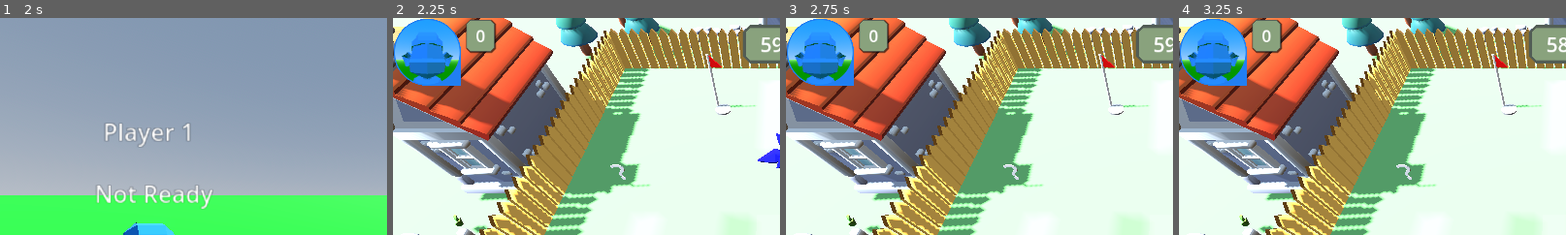
Above: before the commit, frames 1-4 (left to right).
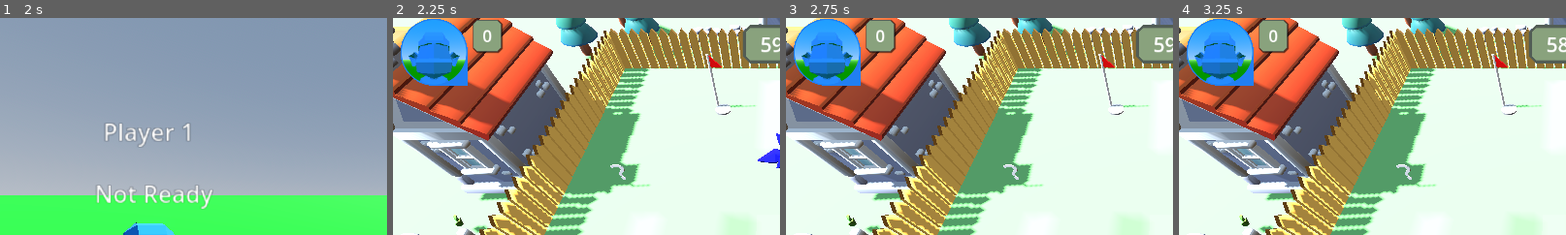
Above: after the commit, the same moments.

Repository: ronincampbell/GDS2Project
Game: Godot game, scene res://maps/lobby.tscn
Two runs of this game, one before a commit and one after it. Both use one fixed random seed, a clock stepped at 60 frames per second and the inputs below. The engine's default icon, where the game draws it, is replaced by a stand-in: a white triangle on a blue panel in a dark square.
Inputs (mouse positions are % of the whole screen's width and height, from its top left):
- Up to frame 1 (2 s): tap Enter (KeyboardJoin) at 0.5, 1.35 s; move the mouse to (72, 45) at 0.52 s; hold D (PlayerRight) 0.53-1.28 s; tap F (CastSpell) at 0.6 s; click (72, 45) at 0.67 s; move the mouse to (30, 55) at 1.27 s; hold S (PlayerDown) from 1.28 s (still down)
- Up to frame 2 (2.25 s): tap Space at 2 s; move the mouse to (60, 28) at 2.02 s; release S (PlayerDown) at 2.03 s; hold D (PlayerRight) from 2.03 s (still down); hold E (PlayerInteract) from 2.03 s (still down)
- Up to frame 3 (2.75 s): keep holding D (PlayerRight); keep holding E (PlayerInteract)
- Up to frame 4 (3.25 s): move the mouse to (45, 70) at 2.77 s; release D (PlayerRight) at 2.78 s; release E (PlayerInteract) at 2.78 s; hold W (PlayerUp) from 2.78 s (still down); tap Q at 2.85 s; click (45, 70) at 2.92 s
The pictures show only the part of the screen within x 0-50%, y 0-50%; the shares and areas given below are measured in that part.

Frame 1 is identical in both runs. In frame 2, 3.4% of the frame differs, in the area x 0-29%, y 0-32%; in frame 3, 3.4%; in frame 4, 3.4%.

Commit message:
Club indicator no longer moves player icon position

Diff:
--- a/UI/HUD/HUD.tscn
+++ b/UI/HUD/HUD.tscn
@@ -264,10 +264,16 @@
 theme_override_constants/separation = 10
 script = ExtResource("3_q8dl0")
 
-[node name="GnomeCrown" type="TextureRect" parent="PlayersMarginContainer/PlayersContainer/TopRowContainer/Player1"]
+[node name="CrownControlNode" type="Control" parent="PlayersMarginContainer/PlayersContainer/TopRowContainer/Player1"]
+layout_mode = 2
+size_flags_vertical = 0
+
+[node name="GnomeCrown" type="TextureRect" parent="PlayersMarginContainer/PlayersContainer/TopRowContainer/Player1/CrownControlNode"]
 visible = false
 custom_minimum_size = Vector2(24, 24)
-layout_mode = 2
+layout_mode = 1
+offset_right = 24.0
+offset_bottom = 24.0
 size_flags_horizontal = 4
 size_flags_vertical = 0
 texture = ExtResource("3_10ibt")
@@ -441,10 +447,20 @@
 layout_mode = 2
 theme_override_styles/panel = SubResource("StyleBoxFlat_o30d6")
 
-[node name="GnomeCrown" type="TextureRect" parent="PlayersMarginContainer/PlayersContainer/TopRowContainer/Player2"]
+[node name="CrownControlNode" type="Control" parent="PlayersMarginContainer/PlayersContainer/TopRowContainer/Player2"]
+layout_mode = 2
+size_flags_vertical = 0
+
+[node name="GnomeCrown" type="TextureRect" parent="PlayersMarginContainer/PlayersContainer/TopRowContainer/Player2/CrownControlNode"]
 visible = false
 custom_minimum_size = Vector2(24, 24)
-layout_mode = 2
+layout_mode = 1
+anchors_preset = 1
+anchor_left = 1.0
+anchor_right = 1.0
+offset_left = -24.0
+offset_bottom = 24.0
+grow_horizontal = 0
 size_flags_horizontal = 4
 size_flags_vertical = 0
 texture = ExtResource("3_10ibt")
@@ -460,10 +476,16 @@
 theme_override_constants/separation = 10
 script = ExtResource("3_q8dl0")
 
-[node name="GnomeCrown" type="TextureRect" parent="PlayersMarginContainer/PlayersContainer/BottomRowContainer/Player3"]
+[node name="CrownControlNode" type="Control" parent="PlayersMarginContainer/PlayersContainer/BottomRowContainer/Player3"]
+layout_mode = 2
+size_flags_vertical = 0
+
+[node name="GnomeCrown" type="TextureRect" parent="PlayersMarginContainer/PlayersContainer/BottomRowContainer/Player3/CrownControlNode"]
 visible = false
 custom_minimum_size = Vector2(24, 24)
-layout_mode = 2
+layout_mode = 1
+offset_right = 24.0
+offset_bottom = 24.0
 size_flags_horizontal = 4
 size_flags_vertical = 0
 texture = ExtResource("3_10ibt")
@@ -635,10 +657,20 @@
 layout_mode = 2
 theme_override_styles/panel = SubResource("StyleBoxFlat_q8dl0")
 
-[node name="GnomeCrown" type="TextureRect" parent="PlayersMarginContainer/PlayersContainer/BottomRowContainer/Player4"]
+[node name="CrownControlNode" type="Control" parent="PlayersMarginContainer/PlayersContainer/BottomRowContainer/Player4"]
+layout_mode = 2
+size_flags_vertical = 0
+
+[node name="GnomeCrown" type="TextureRect" parent="PlayersMarginContainer/PlayersContainer/BottomRowContainer/Player4/CrownControlNode"]
 visible = false
 custom_minimum_size = Vector2(24, 24)
-layout_mode = 2
+layout_mode = 1
+anchors_preset = 1
+anchor_left = 1.0
+anchor_right = 1.0
+offset_left = -24.0
+offset_bottom = 24.0
+grow_horizontal = 0
 size_flags_horizontal = 4
 size_flags_vertical = 0
 texture = ExtResource("3_10ibt")
--- a/UI/HUD/player_container.gd
+++ b/UI/HUD/player_container.gd
@@ -5,7 +5,7 @@
 @onready var timer = $IconContainer/IncapTimer
 @onready var score = $ScoreContainer/ScoreMargin/ScoreText
 @onready var arrow = $IconContainer/Arrow
-@onready var crown = $GnomeCrown
+@onready var crown = $CrownControlNode/GnomeCrown
 
 var is_timer_active: bool = false
 var countdown: float = 0.0
